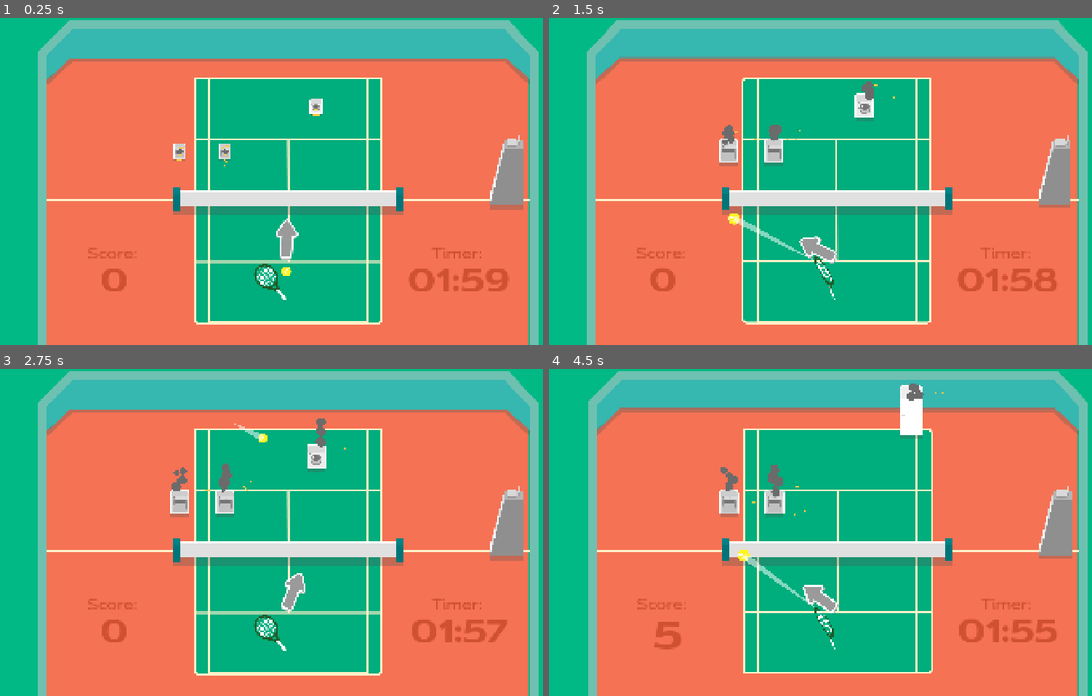
Above: before the commit, frames 1-4 (two rows, left to right).
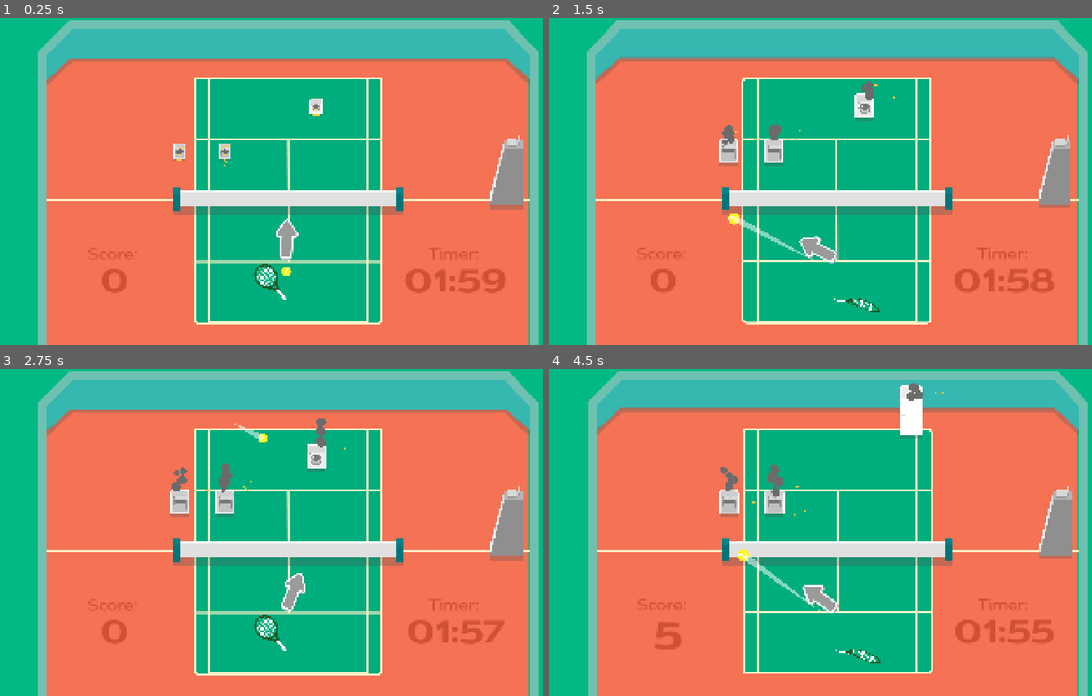
Above: after the commit, the same moments.

Repository: VeryKoolGames/ace_electromenager
Game: Godot game, scene res://Assets/Scenes/Main/main.tscn
The game is run twice, just before and just after one commit, with the same random seed, the same clock (stepped at 60 frames per second) and the same inputs. The engine's default icon, where the game draws it, is replaced by a stand-in: a white triangle on a blue panel in a dark square.
Inputs (mouse positions are in pixels of both pictures, inside the frame that each line leads up to):
- Up to frame 1 (0.25 s): no input
- Up to frame 2 (1.5 s): move the mouse to (967, 165) at 0.52 s; press the mouse at (967, 165) at 0.53 s; move the mouse to (722, 197) at 1.27 s; release the mouse at (722, 197) at 1.28 s; click (722, 197) at 1.35 s
- Up to frame 3 (2.75 s): move the mouse to (347, 460) at 2.02 s; press the mouse at (347, 460) at 2.03 s
- Up to frame 4 (4.5 s): move the mouse to (809, 597) at 2.77 s; release the mouse at (809, 597) at 2.78 s; click (809, 597) at 2.85 s; move the mouse to (1010, 581) at 3.52 s; press the mouse at (1010, 581) at 3.53 s; move the mouse to (663, 483) at 4.27 s; release the mouse at (663, 483) at 4.28 s; click (663, 483) at 4.35 s

The runs differ from the first frame. In frame 1, 0.5% of the frame differs, in the area x 20-94%, y 70-85%; in frame 2, 0.7%, in the area x 19-94%, y 70-90%; in frame 3, 0.5%; in frame 4, 0.6%.

Commit message:
refind score logic and fixed raquette rotation for mobile

Diff:
--- a/Assets/Scenes/Main/main.tscn
+++ b/Assets/Scenes/Main/main.tscn
@@ -278,28 +278,17 @@
 pivot_offset = Vector2(960, 540)
 size_flags_horizontal = 0
 
-[node name="ScoreAndTimerContainer" type="HBoxContainer" parent="GameUI"]
-layout_mode = 1
-anchors_preset = 12
-anchor_top = 1.0
-anchor_right = 1.0
-anchor_bottom = 1.0
-offset_left = 51.0
-offset_top = -320.0
-offset_right = 51.0
-offset_bottom = -104.0
-grow_horizontal = 2
-grow_vertical = 0
-theme_override_constants/separation = 850
-alignment = 1
-
-[node name="ScoreManager" type="VBoxContainer" parent="GameUI/ScoreAndTimerContainer"]
-layout_mode = 2
+[node name="ScoreManager" type="VBoxContainer" parent="GameUI"]
+layout_mode = 2
+offset_left = 298.0
+offset_top = 749.0
+offset_right = 474.0
+offset_bottom = 976.0
 theme_override_constants/separation = 0
 script = ExtResource("3_tmbkf")
 score_ui_component_scene = ExtResource("5_umyng")
 
-[node name="ScoreLabel2" type="Label" parent="GameUI/ScoreAndTimerContainer/ScoreManager"]
+[node name="ScoreLabel2" type="Label" parent="GameUI/ScoreManager"]
 layout_mode = 2
 theme_override_colors/font_color = Color(0.815686, 0.313726, 0.196078, 1)
 theme_override_fonts/font = ExtResource("5_o5d14")
@@ -308,7 +297,7 @@
 horizontal_alignment = 1
 vertical_alignment = 1
 
-[node name="ScoreLabel" type="Label" parent="GameUI/ScoreAndTimerContainer/ScoreManager"]
+[node name="ScoreLabel" type="Label" parent="GameUI/ScoreManager"]
 layout_mode = 2
 theme_override_colors/font_color = Color(0.815686, 0.313726, 0.196078, 1)
 theme_override_fonts/font = ExtResource("6_yehcq")
@@ -317,7 +306,11 @@
 horizontal_alignment = 1
 vertical_alignment = 1
 
-[node name="ScoreBufferLabel" type="Label" parent="GameUI/ScoreAndTimerContainer/ScoreManager"]
+[node name="MarginContainer" type="MarginContainer" parent="GameUI/ScoreManager"]
+layout_mode = 2
+theme_override_constants/margin_right = 30
+
+[node name="ScoreBufferLabel" type="Label" parent="GameUI/ScoreManager/MarginContainer"]
 layout_mode = 2
 theme_override_colors/font_color = Color(1, 0.792157, 0.262745, 1)
 theme_override_fonts/font = ExtResource("6_yehcq")
@@ -326,12 +319,23 @@
 horizontal_alignment = 1
 vertical_alignment = 1
 
-[node name="GameTimerManager" type="VBoxContainer" parent="GameUI/ScoreAndTimerContainer"]
-layout_mode = 2
+[node name="GameTimerManager" type="VBoxContainer" parent="GameUI"]
+layout_mode = 1
+anchors_preset = 3
+anchor_left = 1.0
+anchor_top = 1.0
+anchor_right = 1.0
+anchor_bottom = 1.0
+offset_left = -607.0
+offset_top = -331.0
+offset_right = -207.0
+offset_bottom = -115.0
+grow_horizontal = 0
+grow_vertical = 0
 theme_override_constants/separation = 0
 script = ExtResource("4_tmbkf")
 
-[node name="Label2" type="Label" parent="GameUI/ScoreAndTimerContainer/GameTimerManager"]
+[node name="Label2" type="Label" parent="GameUI/GameTimerManager"]
 layout_mode = 2
 theme_override_colors/font_color = Color(0.815686, 0.313726, 0.196078, 1)
 theme_override_fonts/font = ExtResource("5_o5d14")
@@ -340,7 +344,7 @@
 horizontal_alignment = 1
 vertical_alignment = 1
 
-[node name="Label" type="Label" parent="GameUI/ScoreAndTimerContainer/GameTimerManager"]
+[node name="Label" type="Label" parent="GameUI/GameTimerManager"]
 custom_minimum_size = Vector2(400, 0)
 layout_mode = 2
 theme_override_colors/font_color = Color(0.815686, 0.313726, 0.196078, 1)
@@ -350,7 +354,7 @@
 horizontal_alignment = 1
 vertical_alignment = 1
 
-[node name="Timer" type="Timer" parent="GameUI/ScoreAndTimerContainer/GameTimerManager"]
+[node name="Timer" type="Timer" parent="GameUI/GameTimerManager"]
 wait_time = 120.0
 one_shot = true
 
--- a/Assets/Scripts/Managers/score_manager.gd
+++ b/Assets/Scripts/Managers/score_manager.gd
@@ -4,19 +4,22 @@
 var current_score := 0
 var score_buffer := 0
 @onready var score_label: Label = $ScoreLabel
-@onready var score_buffer_label: Label = $ScoreBufferLabel
 @export var score_ui_component_scene: PackedScene
+@onready var score_buffer_label: Label = $MarginContainer/ScoreBufferLabel
 
 var buffer_timer: Timer
 var is_transferring_score := false
+var multiplier := 1.0
+var is_first_score := true
+
+var score_label_original_position: Vector2
 
 func _ready() -> void:
 	Events.on_player_scored.connect(on_score_received)
 	Events.on_machine_repaired.connect(spawn_score_component)
 
-	# Create timer for buffer timeout
 	buffer_timer = Timer.new()
-	buffer_timer.wait_time = 1.0  # Wait 1 second after last score
+	buffer_timer.wait_time = 1.0
 	buffer_timer.one_shot = true
 	buffer_timer.timeout.connect(_transfer_buffer_to_score)
 	add_child(buffer_timer)
@@ -26,12 +29,19 @@
 	score_buffer_label.modulate.a = 0
 
 func on_score_received(score_value: int) -> void:
+	if score_buffer >= 10:
+		var multiplier_tier = min(int(score_buffer / 10), 9)
+		multiplier = multiplier_tier
+		score_value *= multiplier
 	score_buffer += score_value
 
 	if score_buffer > 0:
+		if is_first_score:
+			score_label_original_position = score_buffer_label.global_position
+			is_first_score = false
+		score_buffer_label.global_position = score_label_original_position
 		score_buffer_label.text = "+" + str(score_buffer)
 		score_buffer_label.modulate.a = 1
-
 		var buffer_tween = create_tween()
 		buffer_tween.set_trans(Tween.TRANS_BOUNCE).set_ease(Tween.EASE_OUT)
 		buffer_tween.tween_property(score_buffer_label, "scale", Vector2(1.2, 1.2), 0.1)
@@ -53,7 +63,6 @@
 	var target_position = score_buffer_label.global_position
 	target_position.y -= 100
 	score_buffer_tween.tween_property(score_buffer_label, "global_position", target_position, 0.1)
-
 	var start_score = current_score
 	current_score += buffer_amount
 
@@ -86,8 +95,8 @@
 	get_tree().root.add_child(score_component)
 	score_component.show_score(machine.score_value)
 
-	var target_pos = score_buffer_label.global_position
-	target_pos.x += 40
+	var target_pos = score_label_original_position
+	target_pos.x += 20
 	target_pos.y -= 30
 	var tween = create_tween()
 
--- a/Assets/Scripts/Player/raquette.gd
+++ b/Assets/Scripts/Player/raquette.gd
@@ -3,13 +3,14 @@
 
 var is_facing_right := true
 
-func _process(_delta: float) -> void:
-	rotate_raquette()
+func _input(event):
+	if event is InputEventScreenTouch and event.pressed:
+		handle_input_position(event.position)
+	elif event is InputEventMouseButton and event.pressed:
+		handle_input_position(event.position)
 
-func rotate_raquette() -> void:
-	var mpos = get_global_mouse_position()
-	var shot_direction  = (mpos - global_position)
-
+func handle_input_position(pos: Vector2):
+	var shot_direction = (pos - global_position)
 	if shot_direction.x < 0:
 		is_facing_right = false
 		switch_rotation(40)
--- a/Assets/Scripts/UI/end_game_ui.gd
+++ b/Assets/Scripts/UI/end_game_ui.gd
@@ -1,7 +1,7 @@
 extends Control
 
 @onready var animation_player: AnimationPlayer = $AnimationPlayer
-@onready var score_manager: ScoreManager = $"../GameUI/ScoreAndTimerContainer/ScoreManager"
+@onready var score_manager: ScoreManager = $"../GameUI/ScoreManager"
 @onready var score_label: RichTextLabel = $Star/ScoreLabel
 
 
@@ -10,6 +10,7 @@
 
 func on_game_ended() -> void:
 	PlayerData.score = score_manager.current_score
-	score_label.text = "[b]%d[/b]\nPTS" % score_manager.current_score
 	show()
 	animation_player.play("end_game_enter")
+	await get_tree().create_timer(2).timeout
+	score_label.text = "[b]%d[/b]\nPTS" % score_manager.current_score
